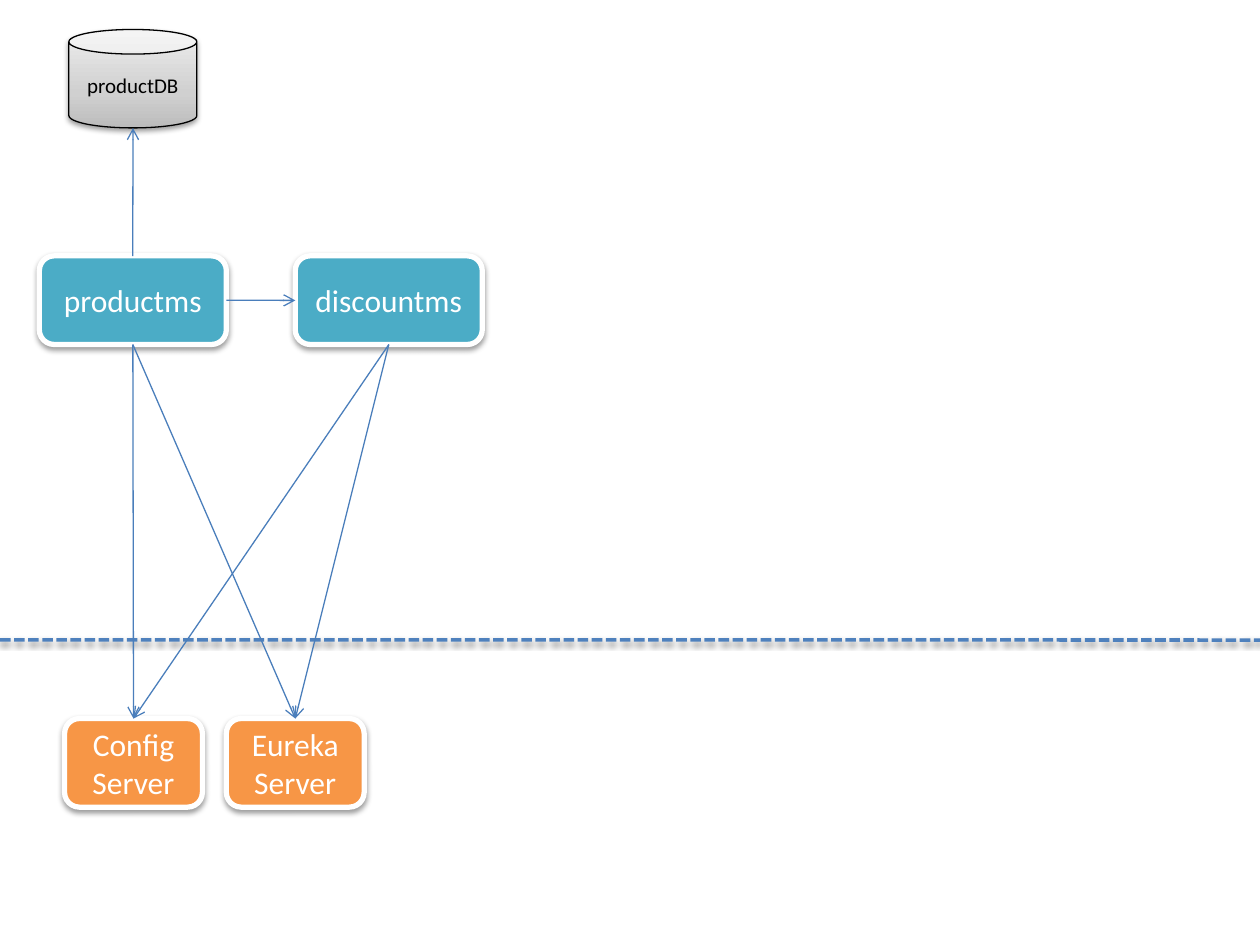
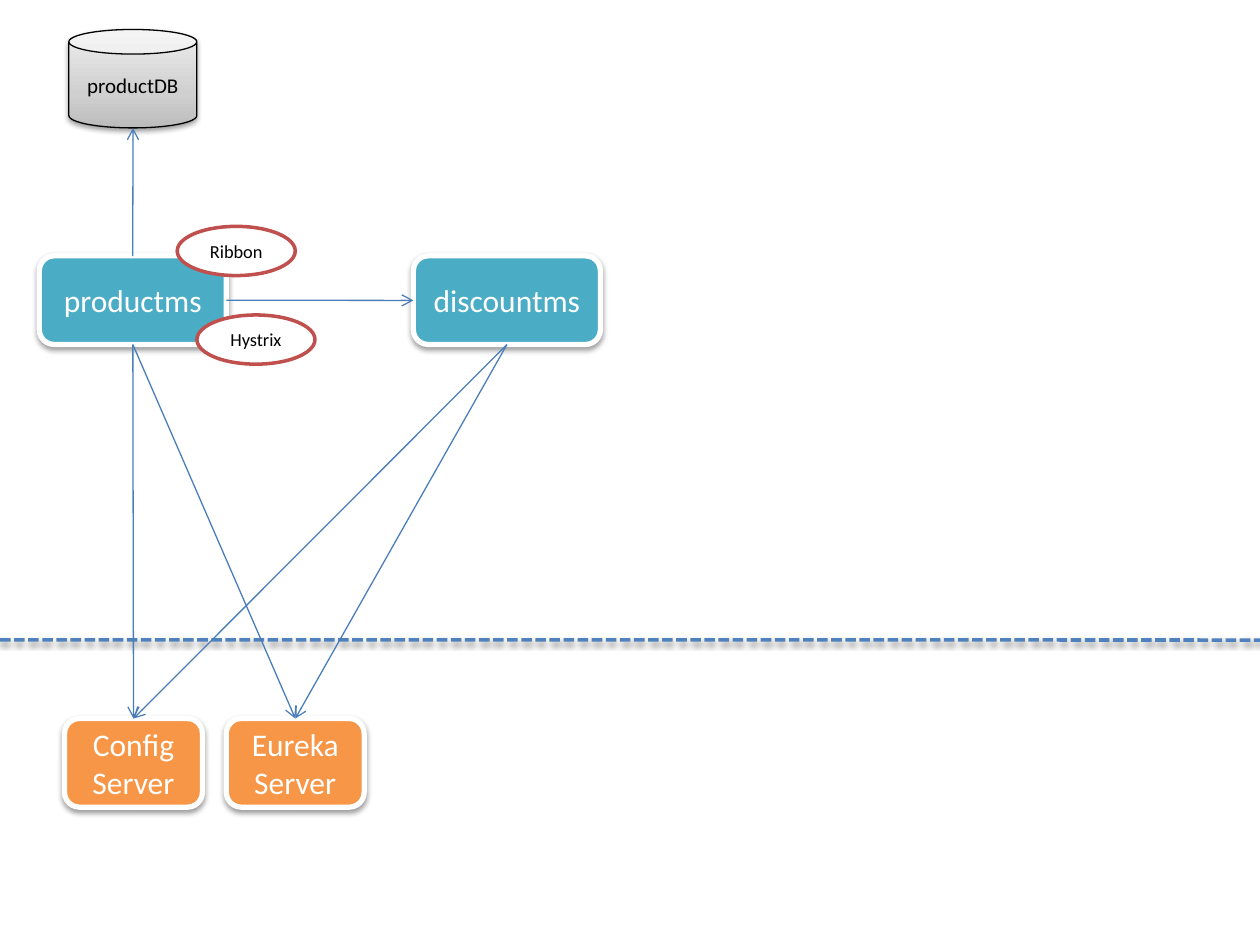
Before and after one commit to kapilraina/kolkata2020labs, a slide deck: slide 1 of Lab-Designs.pptx. Drawn at 1260x945 pixels with LibreOffice and Linux fonts; fonts in the diff are those of the drawing. Boxes give left, top, right and bottom in pixels: in the first picture for what was removed or moved away, otherwise in the second. Text is boxed around its words. In the diff, an @@ line names an element or a change of style, - is before the commit and + after.

Commit message:
ribbon

```diff
--- a/Lab-Designs.pptx
+++ b/Lab-Designs.pptx
@@ ellipse added at (x1=178, y1=227, x2=296, y2=276), fill #FFFFFF, outline #C0504D 2 pt, 10.5 pt, text #000000 @@
+Ribbon
@@ rounded rectangle "discountms" moved from (x1=295, y1=256, x2=481, y2=344) to (x1=413, y1=256, x2=600, y2=344) @@
@@ ellipse added at (x1=197, y1=315, x2=315, y2=364), fill #FFFFFF, outline #C0504D 2 pt, 10.5 pt, text #000000 @@
+Hystrix
@@ arrow moved from (227, 300) - (295, 300) to (227, 300) - (413, 300) @@
@@ arrow moved from (389, 344) - (134, 718) to (507, 344) - (134, 718) @@
@@ arrow moved from (389, 344) - (295, 718) to (507, 344) - (295, 718) @@
```
Also in this commit, not shown: 8 other files.
